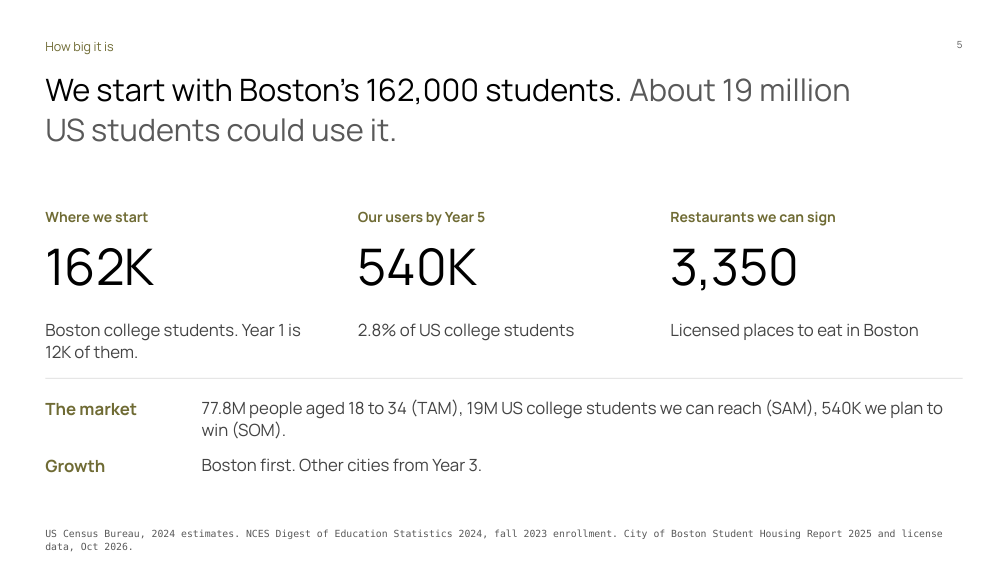
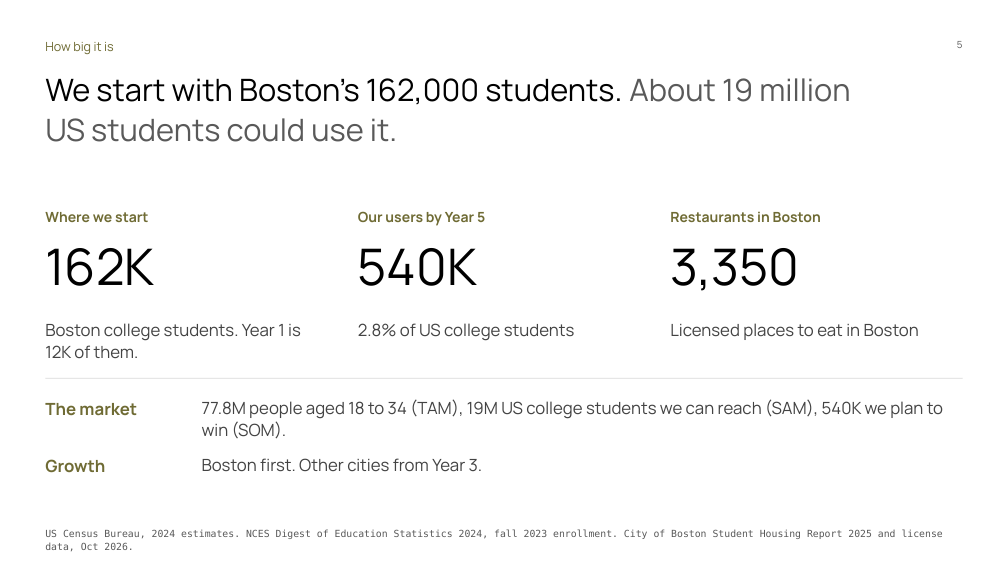
Before and after one commit to Dinguusto/Alex-s-workout-app, a slide deck: slide 5 of ENTR_4501_Gate_2_deck_readable.pptx. Drawn at 1008x567 pixels with LibreOffice and Linux fonts; fonts in the diff are those of the drawing. Boxes give left, top, right and bottom in pixels: in the first picture for what was removed or moved away, otherwise in the second. Text is boxed around its words. In the diff, an @@ line names an element or a change of style, - is before the commit and + after.

```diff
--- a/ENTR_4501_Gate_2_deck_readable.pptx
+++ b/ENTR_4501_Gate_2_deck_readable.pptx
@@ text at [670, 211, 821, 222]: text changed @@
-Restaurants we can sign
+Restaurants in Boston
```
Also in this commit, not shown: 8 other slides changed.
